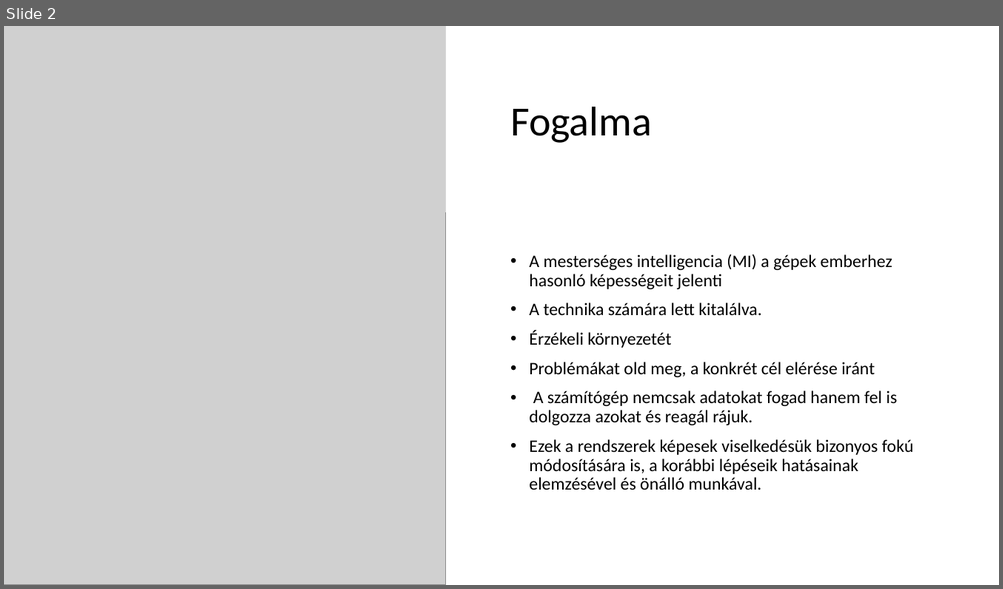
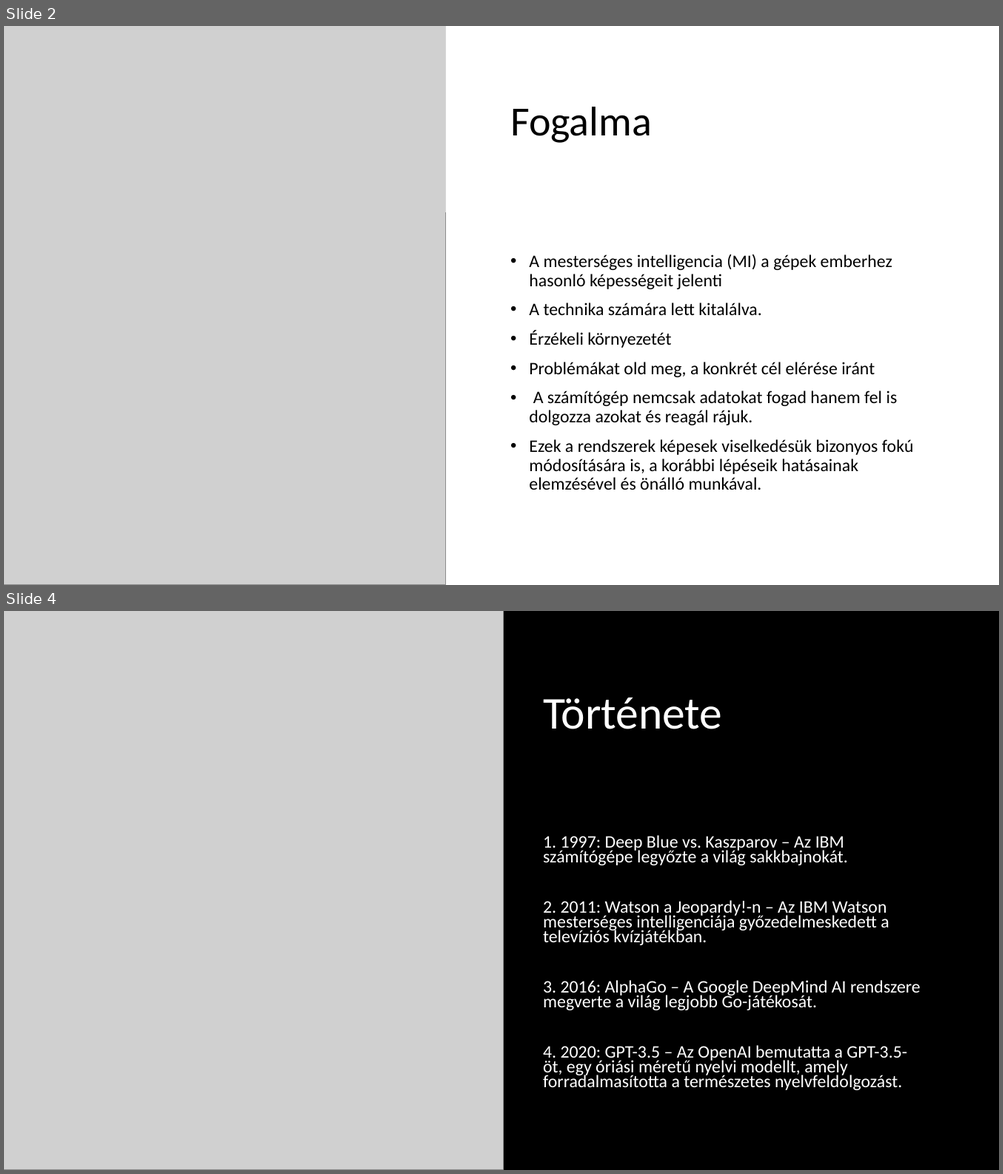
Before and after one commit to peterdaviid/ai-ppt, a slide deck: ai ppt.pptx. Shown one above the other, each under a label of ours: slide 2 before the commit, slides 2 and 4 after it; the slides between them are not shown. The pictures are 1003x589 and 1003x1174 pixels, drawn with LibreOffice and Linux fonts; fonts in the diff are those of the drawing; grey boxes stand for pictures. Boxes give left, top, right and bottom in pixels: in the first picture for what was removed or moved away, otherwise in the second. Text is boxed around its words. In the diff, an @@ line names an element or a change of style, - is before the commit and + after.

Commit message:
ppt készítés
rafi: történet
szilárd: neurális hálózat, gépi tanulás
dávid: képek, formázás, történet

```diff
--- a/ai ppt.pptx
+++ b/ai ppt.pptx
@@ slide 4 added at <box>4,611,999,1170</box>, background #000000 @@
@@ picture added at <box>4,611,504,1170</box> @@
@@ title added at <box>543,698,722,729</box>, 44 pt, text #FFFFFF @@
+Története
@@ text added at <box>543,835,920,1091</box>, 17 pt, text #FFFFFF @@
+1. 1997: Deep Blue vs. Kaszparov – Az IBM számítógépe legyőzte a világ sakkbajnokát.
+2. 2011: Watson a Jeopardy!-n – Az IBM Watson mesterséges intelligenciája győzedelmeskedett a televíziós kvízjátékban.
+3. 2016: AlphaGo – A Google DeepMind AI rendszere megverte a világ legjobb Go-játékosát.
+4. 2020: GPT-3.5 – Az OpenAI bemutatta a GPT-3.5-öt, egy óriási méretű nyelvi modellt, amely forradalmasította a természetes nyelvfeldolgozást.
```
Also in this commit, not shown: 9 slides changed, 2 other slides added, 2 slides removed.
